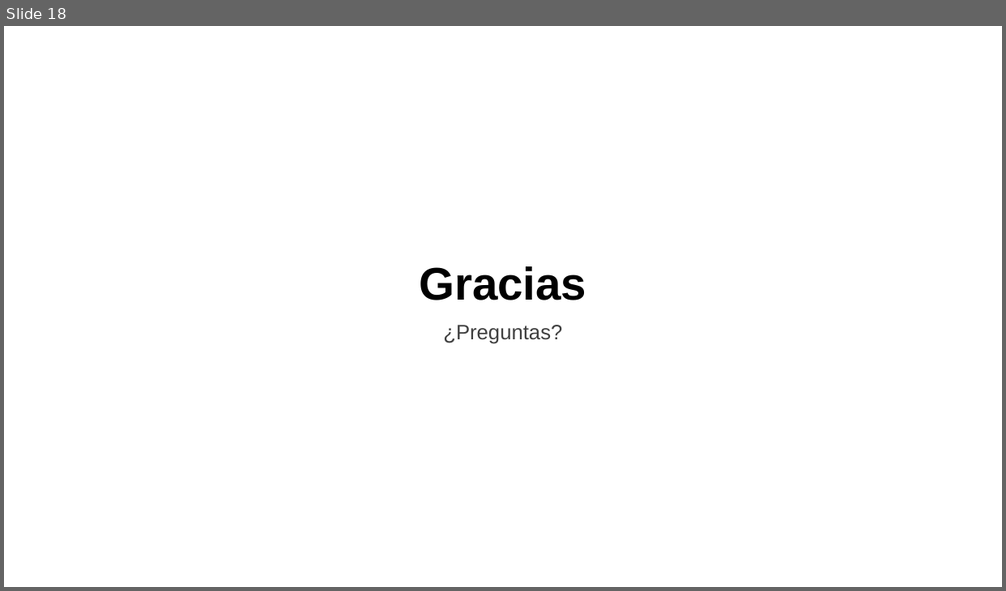
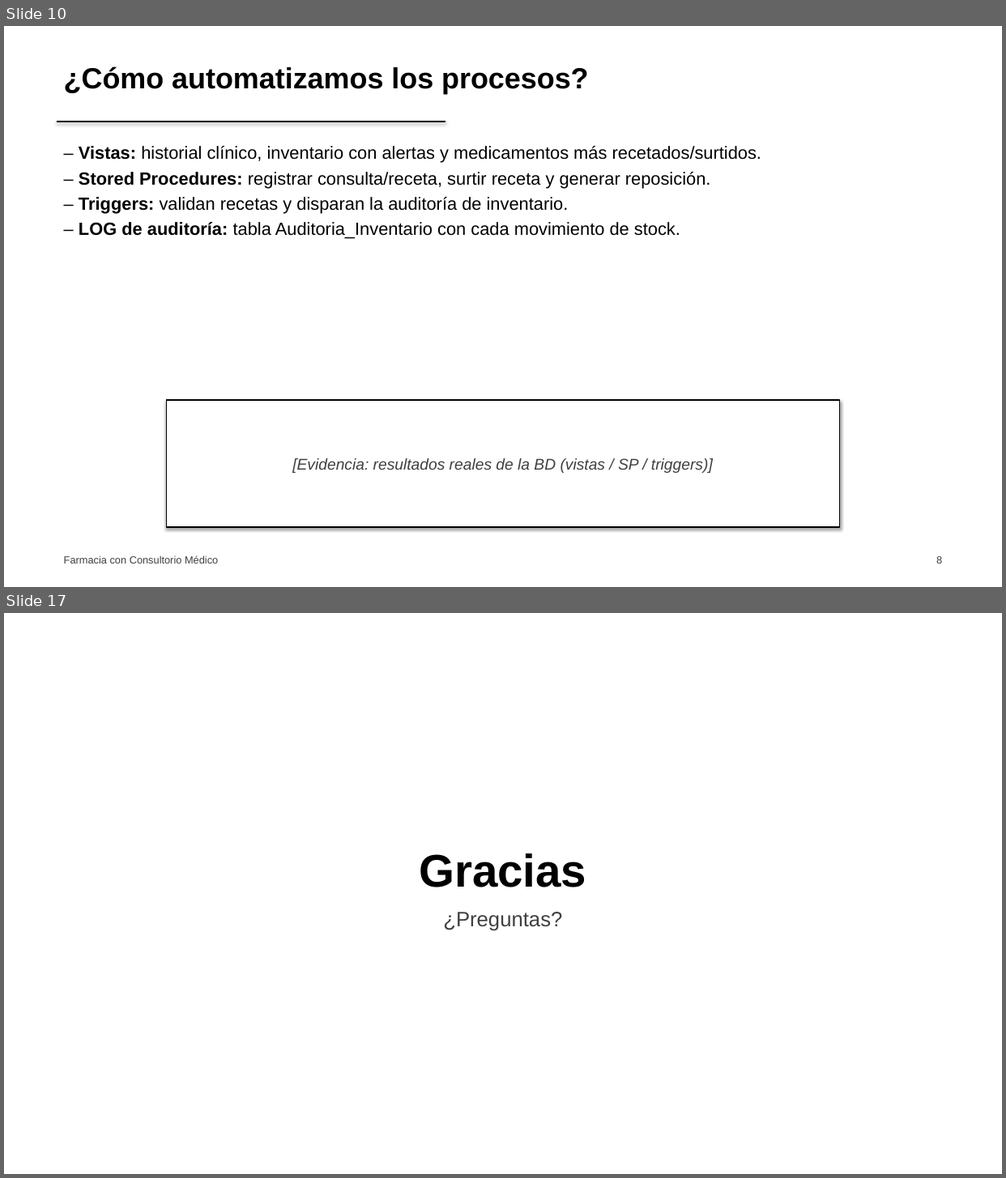
Before and after one commit to riosisraelg/proyecto-final-farmacia, a slide deck: docs/latex/slides/slides.pptx. Shown one above the other, each under a label of ours: slide 18 before the commit, slides 10 and 17 after it; the slides between them are not shown. The pictures are 1006x591 and 1006x1178 pixels, drawn with LibreOffice and Linux fonts; fonts in the diff are those of the drawing. Boxes give left, top, right and bottom in pixels: in the first picture for what was removed or moved away, otherwise in the second. Text is boxed around its words. In the diff, an @@ line names an element or a change of style, - is before the commit and + after.

Commit message:
feat(slides): reestructura al outline de 15 diapositivas de la exposición oral
- Secuencia: empresa, problemática, impacto, causa raíz, estrategia,
  solución (ER), gestión de datos, automatización, reglas de negocio,
  inventario, integración op/tec, estrategia integral, beneficios, conclusión
- Redacción de problemática, impacto y causa raíz según el caso real
- Portada con Integrantes/Materia/Profesor; evidencias como placeholders
- Mantiene estilo monocromático y logo solo en portada

```diff
--- a/docs/latex/slides/slides.pptx
+++ b/docs/latex/slides/slides.pptx
@@ slide 10 added at bbox=[4, 26, 1002, 587], background #FFFFFF @@
@@ text added at bbox=[64, 66, 588, 94], 28 pt, text #000000, bold @@
+¿Cómo automatizamos los procesos?
@@ line added from (57, 122) to (445, 122), #000000 1.5 pt @@
@@ text added at bbox=[79, 146, 761, 239], 17 pt, text #000000 @@
+– Vistas: historial clínico, inventario con alertas y medicamentos más recetados/surtidos.
+– Stored Procedures: registrar consulta/receta, surtir receta y generar reposición.
+– Triggers: validan recetas y disparan la auditoría de inventario.
+– LOG de auditoría: tabla Auditoria_Inventario con cada movimiento de stock.
@@ rectangle added at bbox=[167, 400, 840, 527], fill #FFFFFF, outline #000000 1 pt, 15 pt, text #404040, italic @@
+[Evidencia: resultados reales de la BD (vistas / SP / triggers)]
@@ text added at bbox=[64, 556, 218, 564], 10 pt, text #404040 @@
+Farmacia con Consultorio Médico
@@ text added at bbox=[936, 557, 942, 564], 10 pt, text #404040 @@
+8
@@ what was slide 18 is now slide 17 @@
```
Also in this commit, not shown: 3 slides changed, 11 other slides added, 13 slides removed, 3 other files.
